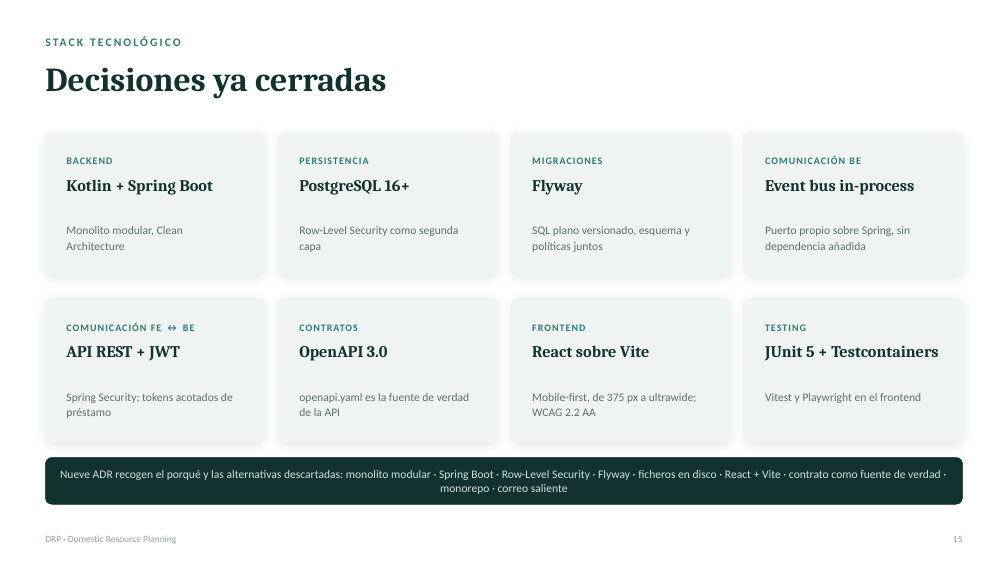
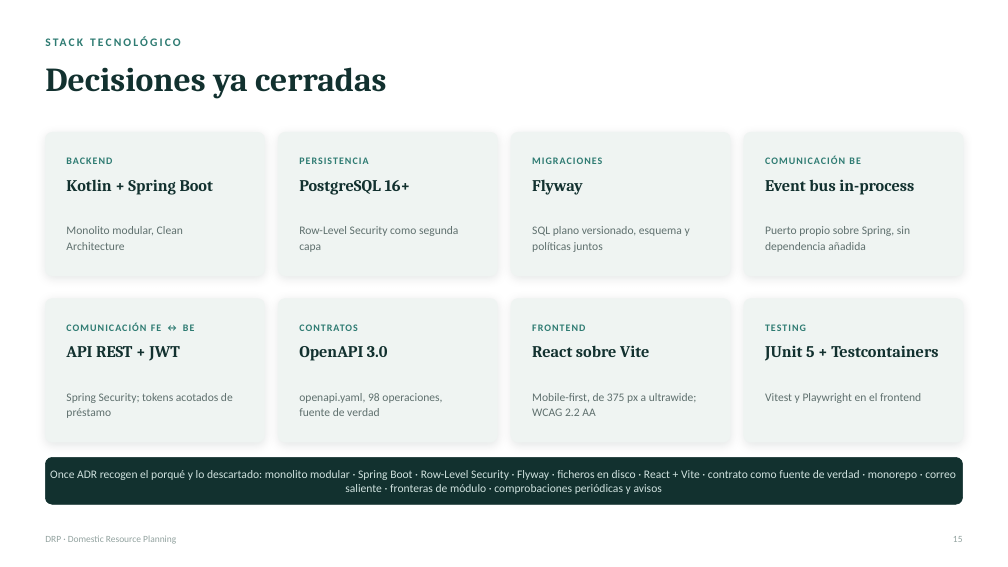
Before and after one commit to kikescribano/domestic_resource_planning, a slide deck: slide 16 of docs/common/marketing/DRP-resumen.pptx. Drawn at 1008x567 pixels with LibreOffice and Linux fonts; fonts in the diff are those of the drawing. Boxes give left, top, right and bottom in pixels: in the first picture for what was removed or moved away, otherwise in the second. Text is boxed around its words. In the diff, an @@ line names an element or a change of style, - is before the commit and + after.

```diff
--- a/docs/common/marketing/DRP-resumen.pptx
+++ b/docs/common/marketing/DRP-resumen.pptx
@@ text at box(299, 393, 442, 416): text changed @@
-openapi.yaml es la fuente de verdad de la API
+openapi.yaml, 98 operaciones, fuente de verdad
@@ text at box(50, 470, 956, 494): text changed @@
-Nueve ADR recogen el porqué y las alternativas descartadas: monolito modular · Spring Boot · Row-Level Security · Flyway · ficheros en disco · React + Vite · contrato como fuente de verdad · monorepo · correo saliente
+Once ADR recogen el porqué y lo descartado: monolito modular · Spring Boot · Row-Level Security · Flyway · ficheros en disco · React + Vite · contrato como fuente de verdad · monorepo · correo saliente · fronteras de módulo · comprobaciones periódicas y avisos
```
Also in this commit, not shown: 5 other slides changed, 2 other files.
